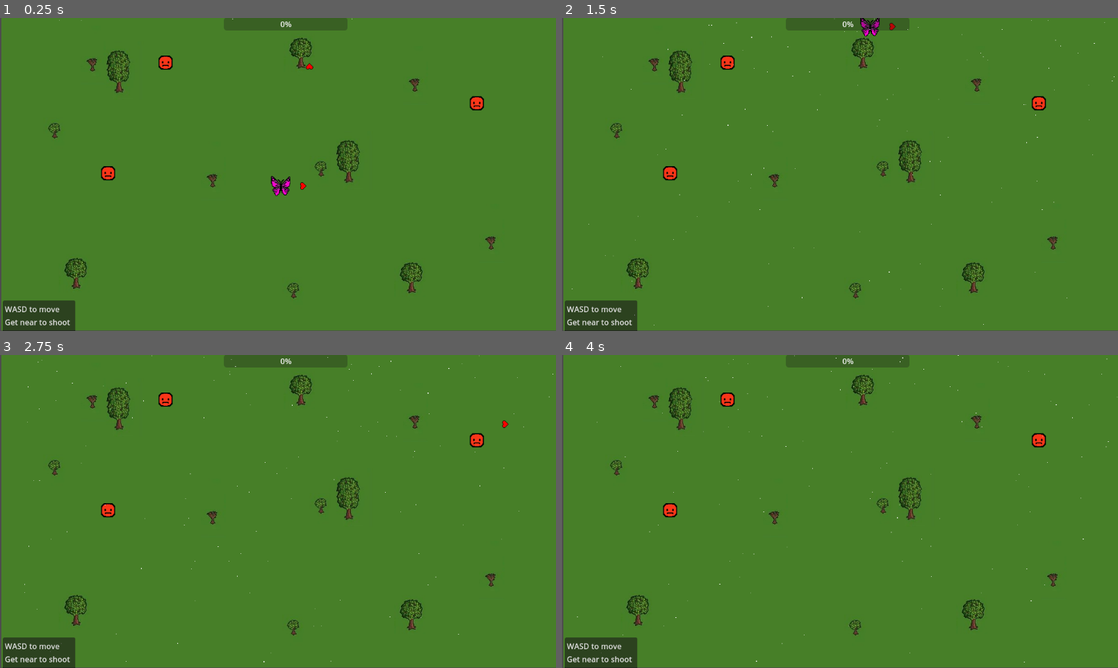
Above: before the commit, frames 1-4 (two rows, left to right).
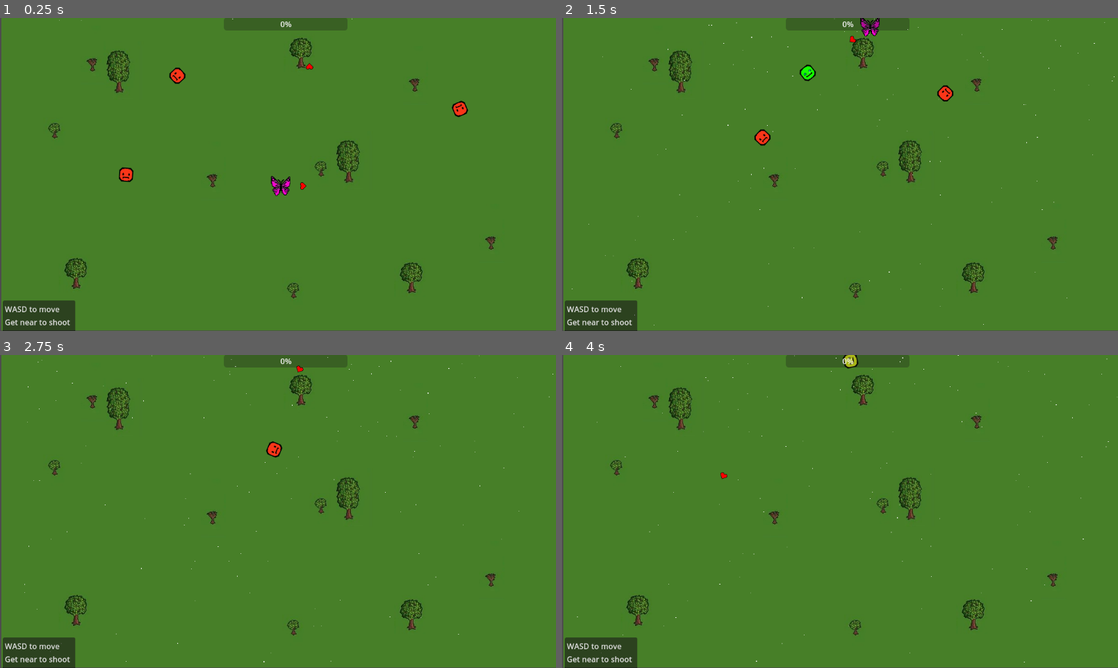
Above: after the commit, the same moments.

Repository: Robertas-Ba/joymakerGame
Game: Godot game, scene res://map.tscn
Same seed, same stepped clock (60 frames per second), same inputs: the game is played once before the commit and once after it.
Inputs:
- Up to frame 1 (0.25 s): no input
- Up to frame 2 (1.5 s): hold W (move_up) 0.53-1.28 s; tap D (move_rigth) at 0.6, 1.35 s; hold S (move_down) from 1.28 s (still down)
- Up to frame 3 (2.75 s): release S (move_down) at 2.03 s; hold W (move_up) from 2.03 s (still down); tap D (move_rigth) at 2.1 s
- Up to frame 4 (4 s): tap D (move_rigth) at 2.85, 3.6 s; release W (move_up) at 3.53 s; hold A (move_left) from 3.53 s (still down)

The runs differ from the first frame. In frame 1, 0.7% of the frame differs, in the area x 18-88%, y 12-53%; in frame 2, 0.7%, in the area x 18-88%, y 1-52%; in frame 3, 0.5%; in frame 4, 0.5%.

Commit message:
Update bads.gd
made the bads follow the player

Diff:
--- a/bads.gd
+++ b/bads.gd
@@ -4,6 +4,14 @@
 var normal_skin = preload("res://0% mob.png")
 var damaged_skin = preload("res://50% mob.png")
 var full_skin = preload("res://100% mob.png")
+
+@onready var target=$"../Player"
+var speed=150
+func _physics_process(delta):
+	var direction=(target.position-position).normalized()
+	velocity=direction * speed
+	look_at(target.position)
+	move_and_slide()
 
 func take_damage():
 	health -= 1
